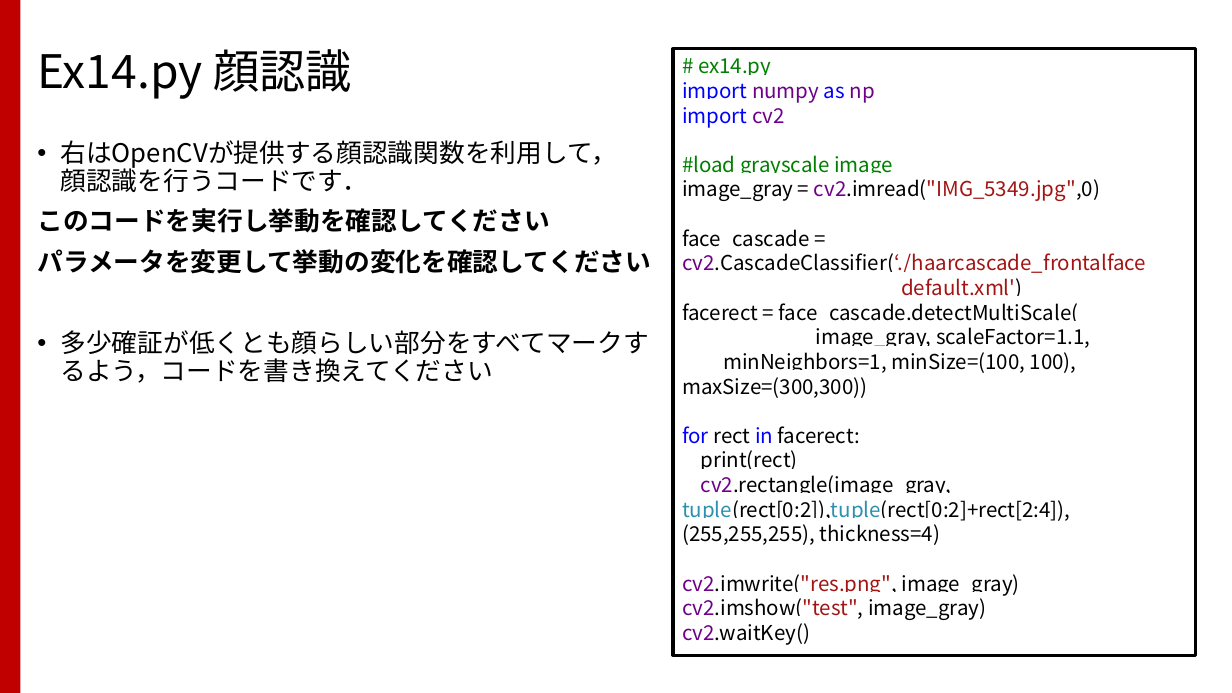
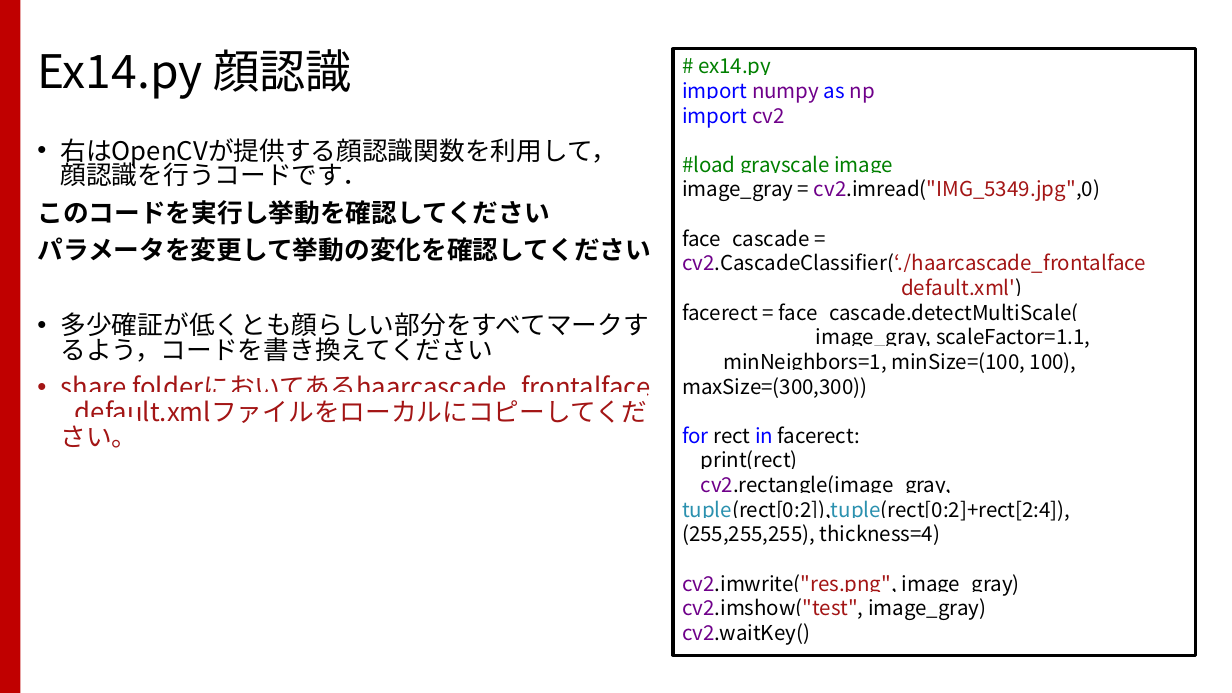
Before and after one commit to TakashiIjiri/TakashiIjiri.github.io, a slide deck: slide 25 of classes/dm2017/DigitalMedia2_13.pptx. Drawn at 1232x693 pixels with LibreOffice and Linux fonts; fonts in the diff are those of the drawing. Boxes give left, top, right and bottom in pixels: in the first picture for what was removed or moved away, otherwise in the second. Text is boxed around its words. In the diff, an @@ line names an element or a change of style, - is before the commit and + after.

```diff
--- a/classes/dm2017/DigitalMedia2_13.pptx
+++ b/classes/dm2017/DigitalMedia2_13.pptx
@@ text at <box>37,138,651,362</box>: line spacing 0.9 to 0.8 @@
@@ text at <box>60,375,650,448</box>: paragraph added @@
+• share folderにおいてあるhaarcascade_frontalface _default.xmlファイルをローカルにコピーしてください。
```
Also in this commit, not shown: 3 other slides changed, 2 other files.
